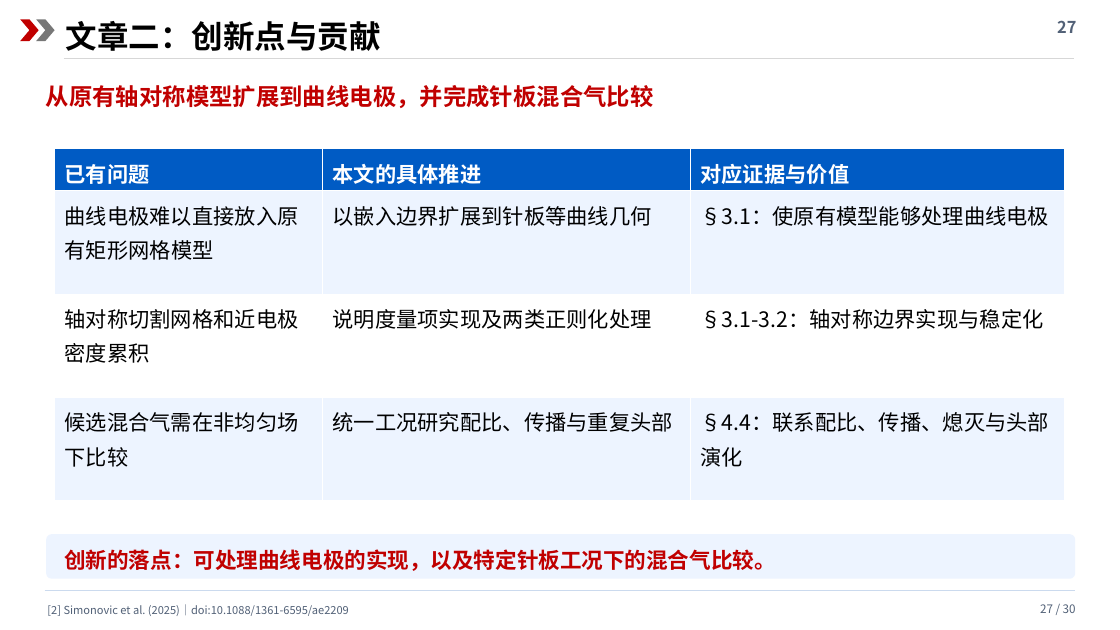
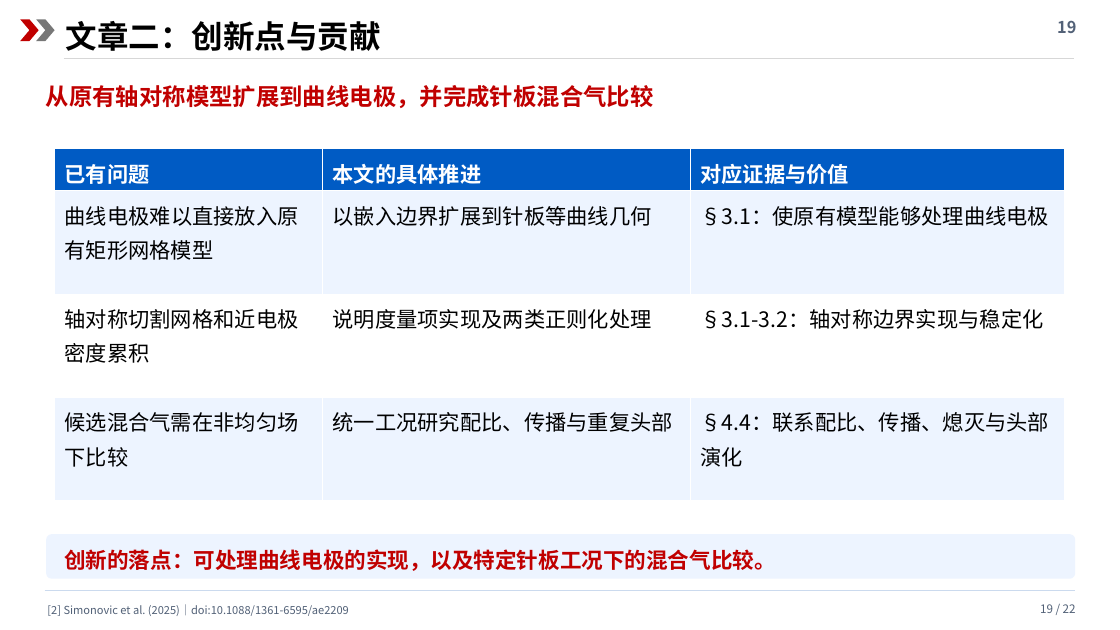
Before and after one commit to cass1223/cassbook, a slide deck: slide 19 of presentations/c4f7n/c4f7n_review.pptx (slide 27 before the commit). Drawn at 1120x630 pixels with LibreOffice and Linux fonts; fonts in the diff are those of the drawing. Boxes give left, top, right and bottom in pixels: in the first picture for what was removed or moved away, otherwise in the second. Text is boxed around its words. In the diff, an @@ line names an element or a change of style, - is before the commit and + after.

```diff
--- a/presentations/c4f7n/c4f7n_review.pptx
+++ b/presentations/c4f7n/c4f7n_review.pptx
@@ text at (x1=1057, y1=20, x2=1076, y2=33): text changed @@
-27
+19
@@ text at (x1=1040, y1=604, x2=1076, y2=613): text changed @@
-27 / 30
+19 / 22
```
Also in this commit, not shown: 20 other slides changed, 1 slide added, 9 slides removed, 4 other files.
